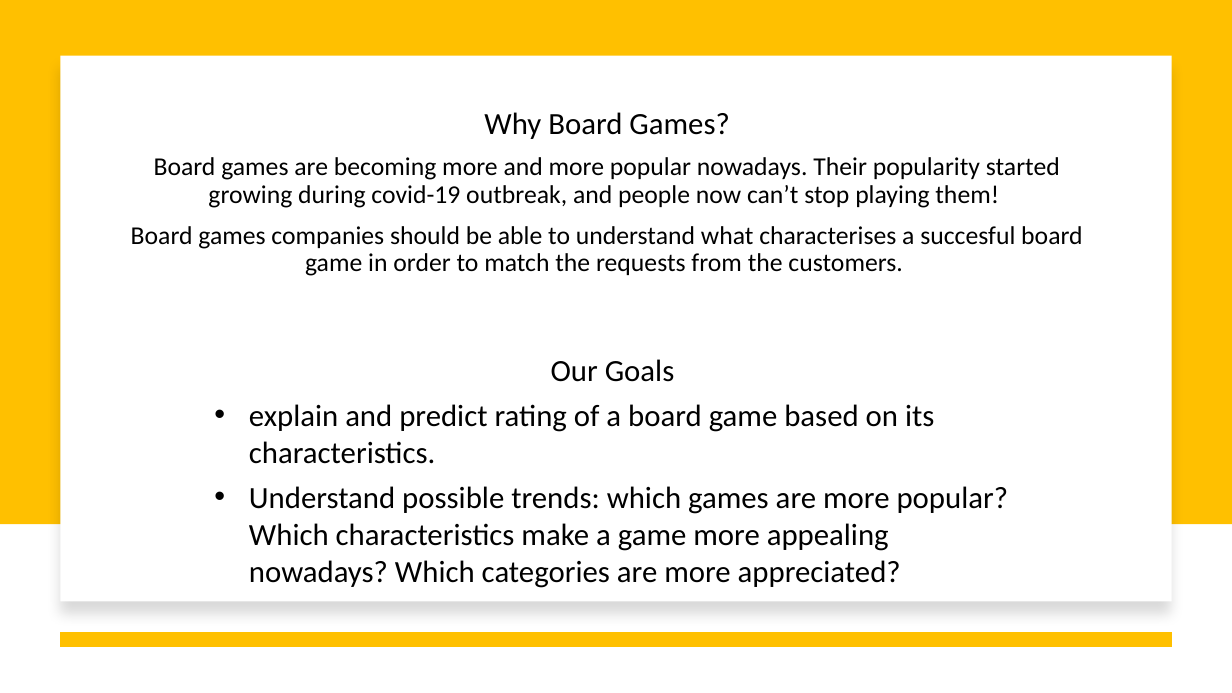
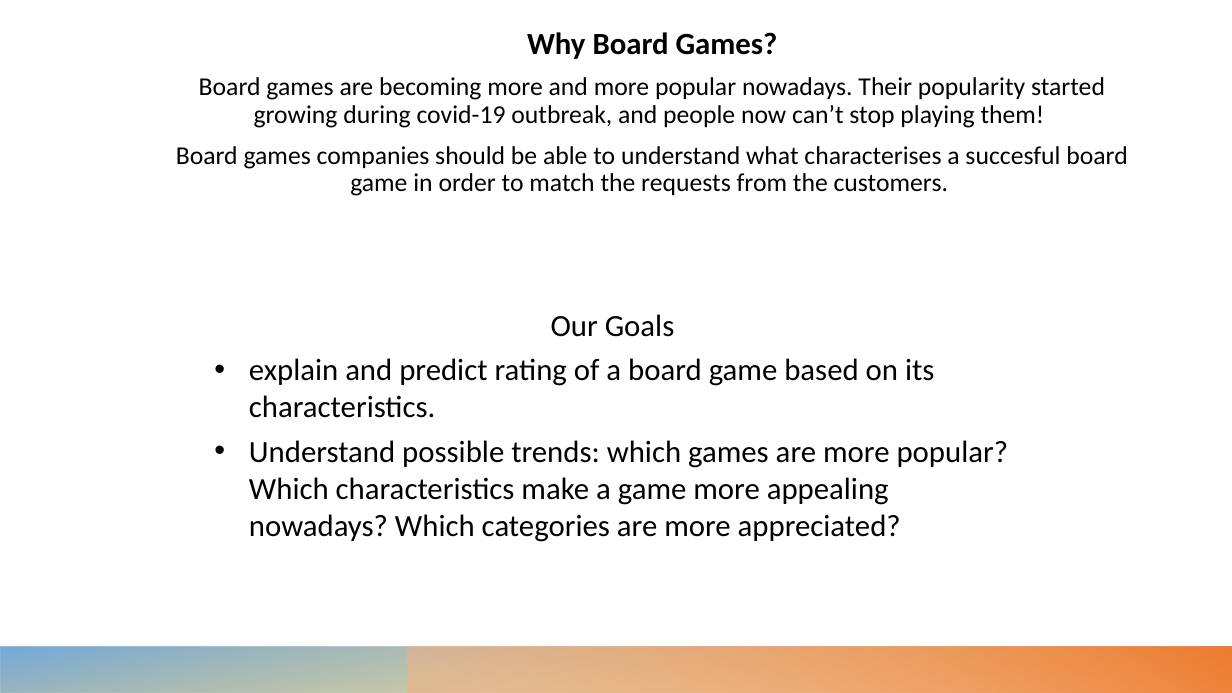
Before and after one commit to fraromeo/NPS, a slide deck: slide 9 of WIP non parametric statistics.pptx (slide 2 before the commit). Drawn at 1232x693 pixels with LibreOffice and Linux fonts; fonts in the diff are those of the drawing. Boxes give left, top, right and bottom in pixels: in the first picture for what was removed or moved away, otherwise in the second. Text is boxed around its words. In the diff, an @@ line names an element or a change of style, - is before the commit and + after.

Commit message:
ppt

```diff
--- a/WIP non parametric statistics.pptx
+++ b/WIP non parametric statistics.pptx
@@ rectangle removed at (0,0,1232,524) @@
@@ text "Why Board Games?": place and size @@
-text "Why Board Games?" at (131,112,1082,276)
+text "Why Board Games?" at (176,32,1127,196)
@@ rectangle removed at (60,55,1172,602) @@
@@ text at (527,32,778,59): bold on in "Why Board Games?" @@
@@ text "Our Goals": place and size @@
-text "Our Goals" at (249,359,1009,588)
+text "Our Goals" at (249,314,1009,542)
@@ rectangle added at (0,647,1232,693), fill gradient #CF9B00 to #5B9BD5 @@
@@ line removed from (1172, 640) to (60, 640) @@
@@ rectangle added at (409,647,1232,693), fill gradient #F4B183 to #ED7D31 @@
```
Also in this commit, not shown: 2 other slides changed, 7 slides added, 6 other files.
